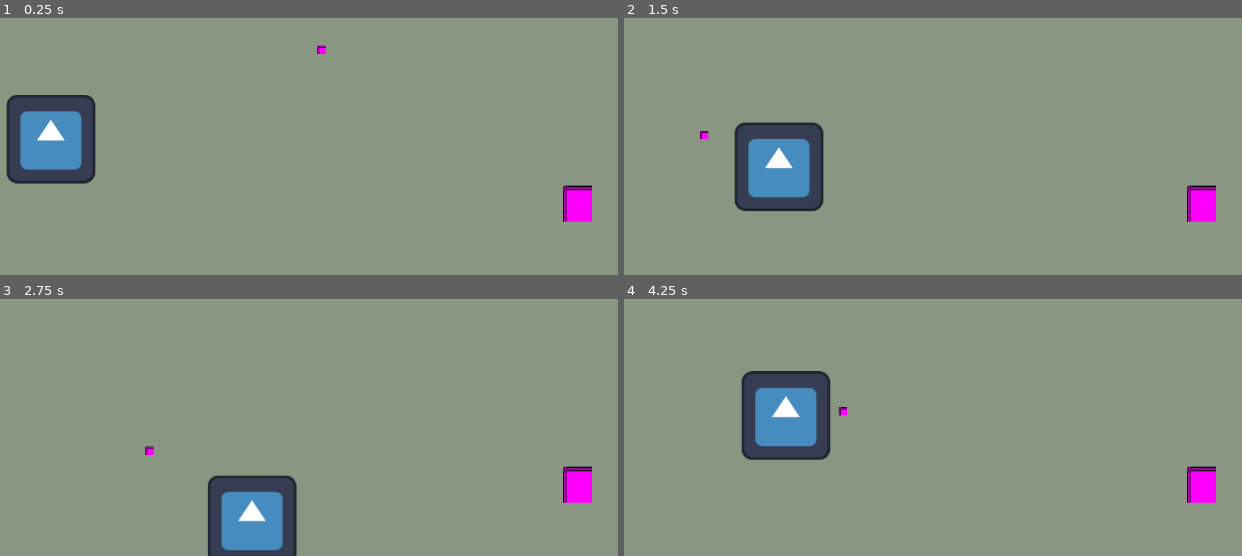
Above: before the commit, frames 1-4 (two rows, left to right).
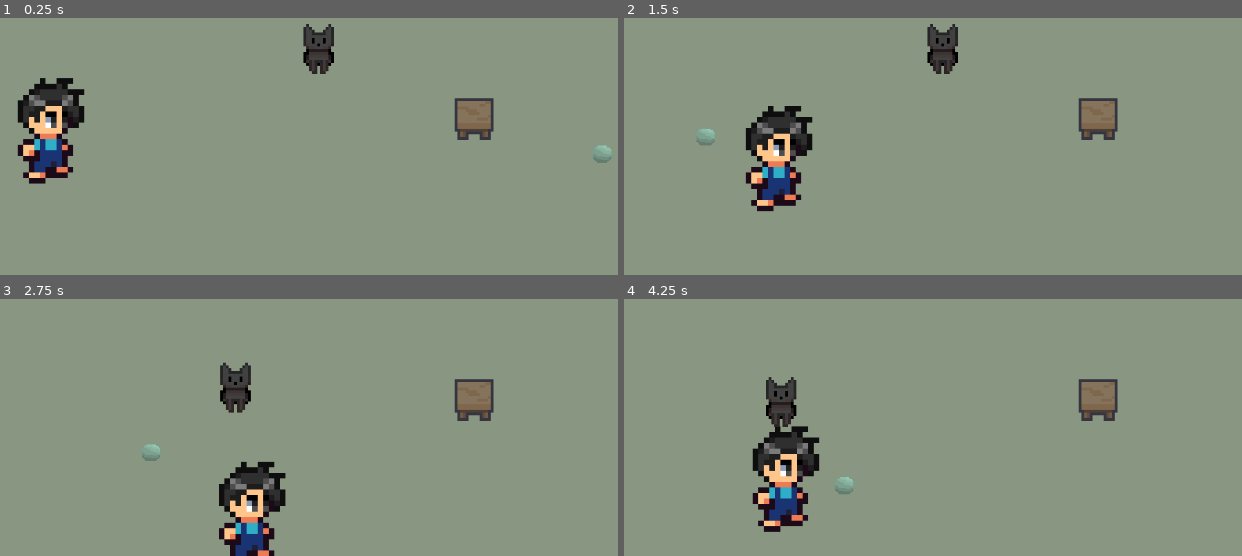
Above: after the commit, the same moments.

Repository: morgan-git/cat-herder
Game: Godot game, scene res://patio.tscn
Same seed, same stepped clock (60 frames per second), same inputs: the game is played once before the commit and once after it. The engine's default icon, where the game draws it, is replaced by a stand-in: a white triangle on a blue panel in a dark square.
Inputs:
- Up to frame 1 (0.25 s): no input
- Up to frame 2 (1.5 s): tap Enter (ui_accept) at 0.5, 0.77 s; hold Right (ui_right) 0.53-1.28 s; hold Down (ui_down) from 1.28 s (still down)
- Up to frame 3 (2.75 s): tap Enter (ui_accept) at 1.52 s; release Down (ui_down) at 2.03 s; hold Right (ui_right) from 2.03 s (still down)
- Up to frame 4 (4.25 s): release Right (ui_right) at 2.78 s; hold Up (ui_up) 2.78-3.53 s; tap Enter (ui_accept) at 3.02, 3.77 s; hold Left (ui_left) from 3.53 s (still down)

The runs differ from the first frame. In frame 1, 7.8% of the frame differs, in the area x 0-99%, y 2-80%; in frame 2, 7.8%; in frame 3, 7.2%; in frame 4, 8.8%, in the area x 18-96%, y 28-91%.

Commit message:
cat wanders on idle

Diff:
--- /dev/null
+++ b/cat_1.gd
@@ -0,0 +1,37 @@
+extends CharacterBody2D
+
+const SPEED = 120.0
+const DETECTION_RADIUS = 350.0
+
+@export var yarn_ball_path: NodePath
+var yarn_ball: Node2D
+var wander_target: Vector2
+
+func _ready() -> void:
+	yarn_ball = get_node(yarn_ball_path)
+	wander_target = global_position
+
+func _physics_process(delta: float) -> void:
+	var distance_to_toy = global_position.distance_to(yarn_ball.global_position)
+
+	if distance_to_toy <= DETECTION_RADIUS:
+		var direction = (yarn_ball.global_position - global_position).normalized()
+		velocity = direction * SPEED
+	else:
+		var distance_to_wander_target = global_position.distance_to(wander_target)
+		if distance_to_wander_target < 5.0:
+			velocity = Vector2.ZERO
+		else:
+			var direction = (wander_target - global_position).normalized()
+			velocity = direction * (SPEED * 0.5)
+	move_and_slide()
+
+
+func _on_timer_timeout() -> void:
+
+	var random_offset = Vector2(randf_range(-100, 100), randf_range(-100, 100))
+	wander_target = global_position + random_offset
+
+
+func _on_wait_time_timeout() -> void:
+	pass # Replace with function body.
--- a/patio.tscn
+++ b/patio.tscn
@@ -1,10 +1,14 @@
-[gd_scene load_steps=10 format=3 uid="uid://bfyglm4vdabm"]
+[gd_scene load_steps=13 format=3 uid="uid://bfyglm4vdabm"]
 
 [ext_resource type="Script" uid="uid://cvuw5tou4maru" path="res://player.gd" id="1_daojl"]
-[ext_resource type="Texture2D" uid="uid://cs341dedl0teq" path="res://icon.svg" id="2_hquad"]
+[ext_resource type="Texture2D" uid="uid://dok4gme608l15" path="res://assets/maeve_farm_rpg/Character/Idle.png" id="2_mxu6m"]
+[ext_resource type="Texture2D" uid="uid://cywnk4cirved8" path="res://assets/Neko Cafe Asset Pack/neko-cafe-furnitures.png" id="3_rl1s1"]
+[ext_resource type="Texture2D" uid="uid://cqjsejcy8c4gl" path="res://assets/CatRoomFree/Furnitures.png" id="4_mxu6m"]
+[ext_resource type="Script" uid="uid://cxo7sofojjnee" path="res://cat_1.gd" id="5_mxu6m"]
+[ext_resource type="Texture2D" uid="uid://cno86gvj674ad" path="res://assets/cats/black_0.png" id="5_ren2i"]
 
 [sub_resource type="RectangleShape2D" id="RectangleShape2D_ou2u5"]
-size = Vector2(142.19, 144.892)
+size = Vector2(109, 155)
 
 [sub_resource type="RectangleShape2D" id="RectangleShape2D_daojl"]
 size = Vector2(2914, 36)
@@ -15,25 +19,21 @@
 [sub_resource type="RectangleShape2D" id="RectangleShape2D_rl1s1"]
 size = Vector2(140, 1361)
 
-[sub_resource type="PlaceholderTexture2D" id="PlaceholderTexture2D_daojl"]
-resource_local_to_scene = true
-size = Vector2(25, 25)
+[sub_resource type="RectangleShape2D" id="RectangleShape2D_mxu6m"]
+size = Vector2(54, 61)
 
-[sub_resource type="RectangleShape2D" id="RectangleShape2D_mxu6m"]
-size = Vector2(34, 41)
-
-[sub_resource type="PlaceholderTexture2D" id="PlaceholderTexture2D_hquad"]
-size = Vector2(12, 12)
+[sub_resource type="RectangleShape2D" id="RectangleShape2D_43j51"]
+size = Vector2(51, 73)
 
 [node name="Patio" type="Node2D"]
 
 [node name="Camera2D" type="Camera2D" parent="."]
 
 [node name="Green Background" type="ColorRect" parent="."]
-offset_left = -3087.0
-offset_top = -964.0
-offset_right = 2115.0
-offset_bottom = 1711.0
+offset_left = -3061.0
+offset_top = -944.0
+offset_right = 2141.0
+offset_bottom = 1731.0
 color = Color(0.533333, 0.588235, 0.509804, 1)
 
 [node name="Player" type="CharacterBody2D" parent="."]
@@ -43,10 +43,13 @@
 
 [node name="Player Sprite" type="Sprite2D" parent="Player"]
 position = Vector2(8, 5)
-texture = ExtResource("2_hquad")
+scale = Vector2(8, 8)
+texture = ExtResource("2_mxu6m")
+region_enabled = true
+region_rect = Rect2(39, 69, 20, 26)
 
 [node name="Player Collision" type="CollisionShape2D" parent="Player"]
-position = Vector2(-2, 2)
+position = Vector2(8.68964, -7.29346)
 shape = SubResource("RectangleShape2D_ou2u5")
 
 [node name="Top" type="StaticBody2D" parent="."]
@@ -78,19 +81,45 @@
 debug_color = Color(0.999701, 0, 0.10422, 0.42)
 
 [node name="Table" type="StaticBody2D" parent="."]
-position = Vector2(317, 141)
+position = Vector2(217, 95)
 
 [node name="Table Sprite" type="Sprite2D" parent="Table"]
-position = Vector2(52, 80)
-scale = Vector2(1.66033, 2.0458)
-texture = SubResource("PlaceholderTexture2D_daojl")
+position = Vector2(3, 6)
+scale = Vector2(4, 4)
+texture = ExtResource("3_rl1s1")
+region_enabled = true
+region_rect = Rect2(80, 80, 16, 18)
 
 [node name="Table Collision" type="CollisionShape2D" parent="Table"]
-position = Vector2(59, 86)
+position = Vector2(1, 5)
 shape = SubResource("RectangleShape2D_mxu6m")
 
 [node name="YarnBall" type="Node2D" parent="."]
+position = Vector2(402.067, 147.385)
 
 [node name="Sprite2D" type="Sprite2D" parent="YarnBall"]
-position = Vector2(0, -1)
-texture = SubResource("PlaceholderTexture2D_hquad")
+position = Vector2(1.93314, 1.61534)
+scale = Vector2(1.30829, 1.28)
+texture = ExtResource("4_mxu6m")
+region_enabled = true
+region_rect = Rect2(64.104, 450.624, 26.896, 25)
+
+[node name="Cat1" type="CharacterBody2D" parent="."]
+script = ExtResource("5_mxu6m")
+yarn_ball_path = NodePath("../YarnBall")
+
+[node name="Sprite2D" type="Sprite2D" parent="Cat1"]
+scale = Vector2(4, 4)
+texture = ExtResource("5_ren2i")
+region_enabled = true
+region_rect = Rect2(327, 38, 19, 25)
+
+[node name="CollisionShape2D" type="CollisionShape2D" parent="Cat1"]
+position = Vector2(-3.5, -4.5)
+shape = SubResource("RectangleShape2D_43j51")
+
+[node name="Timer" type="Timer" parent="Cat1"]
+wait_time = 2.0
+autostart = true
+
+[connection signal="timeout" from="Cat1/Timer" to="Cat1" method="_on_timer_timeout"]
--- a/project.godot
+++ b/project.godot
@@ -21,4 +21,5 @@
 
 [rendering]
 
+textures/canvas_textures/default_texture_filter=0
 renderer/rendering_method="mobile"
Not shown, added: cat_1.gd.uid
Not shown, added: .DS_Store
